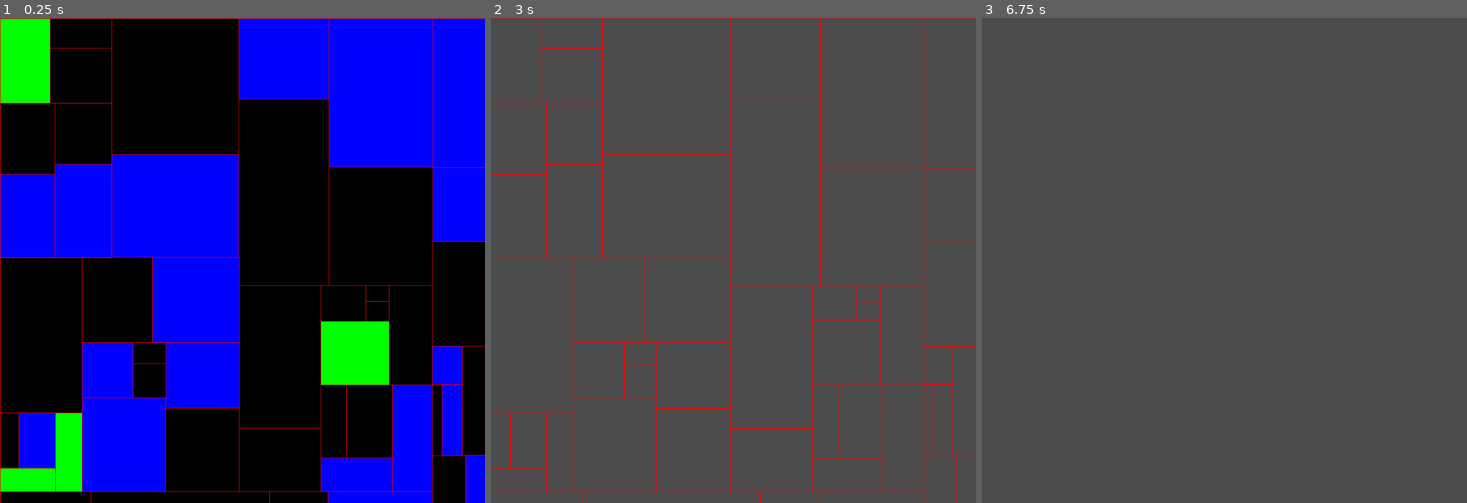
Above: before the commit, frames 1-3 (left to right).
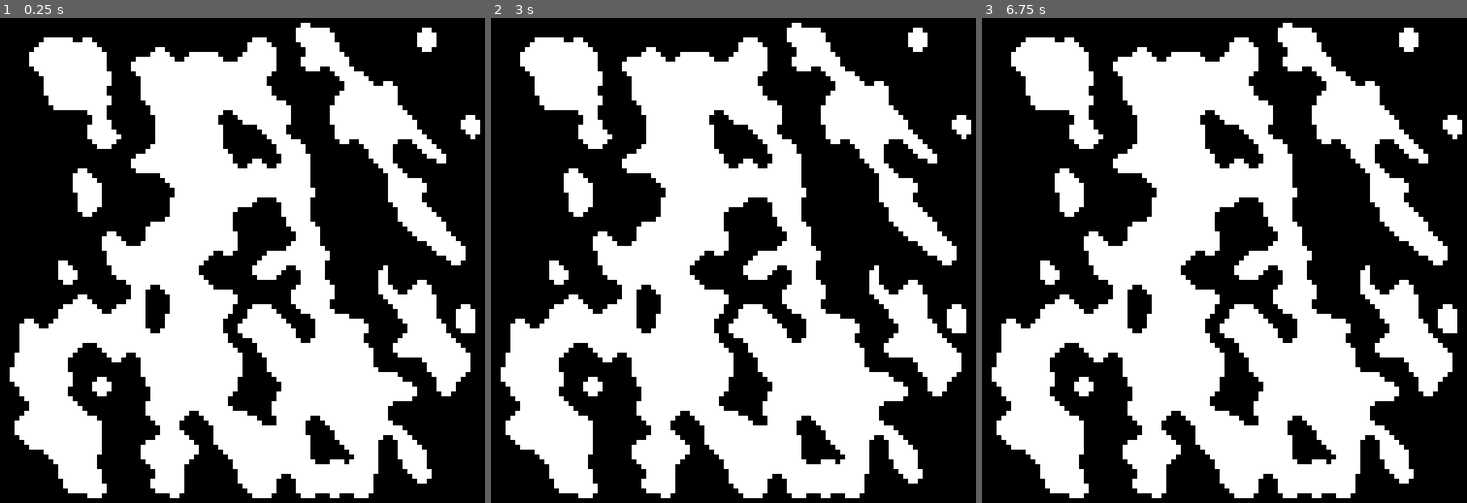
Above: after the commit, the same moments.

Repository: EpEpDragon/Project-Almond
Game: Godot game, scene res://WorldGen/WorldGenTesting.tscn
Same seed, same stepped clock (60 frames per second), same inputs: the game is played once before the commit and once after it.
Inputs (mouse positions are in pixels of both pictures, inside the frame that each line leads up to):
- Up to frame 1 (0.25 s): no input
- Up to frame 2 (3 s): tap Enter at 0.5, 2 s; move the mouse to (840, 236) at 0.52 s; hold D (right) 0.53-1.28 s; hold Keypad 2 (camBackward) 0.53-1.28 s; tap Space at 1.25, 2.75 s; move the mouse to (636, 284) at 1.27 s; hold S (backward) 1.28-2.03 s; tap Keypad 5 (camDown) at 1.35 s; move the mouse to (782, 153) at 2.02 s; hold D (right) 2.03-2.78 s; hold Keypad 8 (camForward) 2.03-2.78 s; move the mouse to (709, 357) at 2.77 s; hold W (forward) from 2.78 s (still down); tap Keypad 4 (camLeft) at 2.85 s
- Up to frame 3 (6.75 s): tap Enter at 3.5 s; move the mouse to (1370, 333) at 3.52 s; release W (forward) at 3.53 s; hold Keypad 6 (camRight) 3.53-4.28 s; hold A (left) 3.53-5.03 s; tap Space at 4.25 s; move the mouse to (1079, 187) at 4.27 s; tap Keypad 0 (camUp) at 4.35 s; move the mouse to (1248, 260) at 5.02 s; hold S (backward) 5.03-5.78 s; tap F (cameraFollow) at 5.1 s; move the mouse to (1151, 139) at 5.77 s; hold D (right) 5.78-6.53 s; tap C (change_camera) at 5.85 s; move the mouse to (1331, 236) at 6.52 s; hold W (forward) from 6.53 s (still down); tap Keypad 7 (drawBSP) at 6.6 s

The runs differ from the first frame. In frame 1, 72% of the frame differs, in the area x 0-100%, y 0-100%; in frame 2, 100%; in frame 3, 100%.

Commit message:
Organic cave generation
Cellular automata

Diff:
--- a/WorldGen/WorldGenTesting.gd
+++ b/WorldGen/BSP.gd
@@ -1,14 +1,14 @@
 extends Node2D
 var world_root = Vector2(0,0)
-var world_size = Vector2(1900,1400)
-var max_room_size = 190000;
+var world_size = Vector2(1400,1400)
+var max_room_size = 100000;
 var world = []
 var rand = RandomNumberGenerator.new()
 var chunkDraw = 0;
 var vec1 = Vector2(1,1)
 var tree_size = 0
 
-var drawMode = ["type", "bsp"]
+var drawMode = ["type", ""]
 
 func _ready():
 
@@ -101,7 +101,7 @@
 			assign_nodes(node*2+2)
 			children += 1
 	if children == 0:
-		if rand.randf() < 0.5:
+		if rand.randf() < 0.7:
 			world[node].type = "cave"
 		elif rand.randf() < 0.8:
 			world[node].type = "fill"
--- /dev/null
+++ b/WorldGen/CellularAutomata.gd
@@ -0,0 +1,66 @@
+extends Node2D
+
+var tile = Vector2(10,10)
+var worldSize = 100
+var rand : RandomNumberGenerator
+var worldCurrent = []
+var fillChance = 0.5
+
+func _ready():
+	rand = RandomNumberGenerator.new()
+	rand.seed = 666
+	prepArrays()
+	populate()
+	for i in 5:
+		smooth()
+
+func prepArrays():
+	#World current
+	worldCurrent.resize(worldSize)
+	for y in worldSize:
+		worldCurrent[y] = []
+		worldCurrent[y].resize(worldSize)
+
+func populate():
+	for y in worldSize:
+		for x in worldSize:
+			if x == 0 || y == 0 || x == worldSize-1 || y == worldSize-1:
+				worldCurrent[y][x] = 1
+			elif rand.randf() > fillChance:
+				worldCurrent[y][x] = 1
+			else:
+				worldCurrent[y][x] = 0
+
+func neighbourCount(var x, var y):
+	var count = 0
+	var neighbourX = x-1
+	var neighbourY = y-1
+
+	while neighbourX <= x+1:
+		while neighbourY <= y+1:
+			if neighbourX < 0 || neighbourY < 0 || neighbourX >= worldSize || neighbourY >= worldSize:
+				count += 1
+			elif (neighbourX != x || neighbourY != y):
+				if worldCurrent[neighbourY][neighbourX]:
+					count += 1
+			neighbourY += 1
+		neighbourX += 1
+		neighbourY = y-1
+	return count
+
+func smooth():
+	for y in worldSize:
+		for x in worldSize:
+			var neighbours = neighbourCount(x,y)
+			if neighbours > 4:
+				worldCurrent[y][x] = 1
+			elif neighbours < 4:
+				worldCurrent[y][x] = 0
+
+func _draw():
+	for y in worldSize:
+		for x in worldSize:
+			if worldCurrent[y][x] == 1:
+				draw_rect(Rect2(Vector2(x*tile.x, y*tile.y),tile), Color(0,0,0))
+			else:
+				draw_rect(Rect2(Vector2(x*tile.x, y*tile.y),tile), Color(1,1,1))
--- a/WorldGen/WorldGenTesting.tscn
+++ b/WorldGen/WorldGenTesting.tscn
@@ -1,6 +1,13 @@
-[gd_scene load_steps=2 format=2]
+[gd_scene load_steps=3 format=2]
 
-[ext_resource path="res://WorldGen/WorldGenTesting.gd" type="Script" id=1]
+[ext_resource path="res://WorldGen/BSP.gd" type="Script" id=1]
+[ext_resource path="res://WorldGen/CellularAutomata.gd" type="Script" id=2]
 
 [node name="Node2D" type="Node2D"]
+
+[node name="BSP" type="Node2D" parent="."]
+visible = false
 script = ExtResource( 1 )
+
+[node name="CellularAutomata" type="Node2D" parent="."]
+script = ExtResource( 2 )
